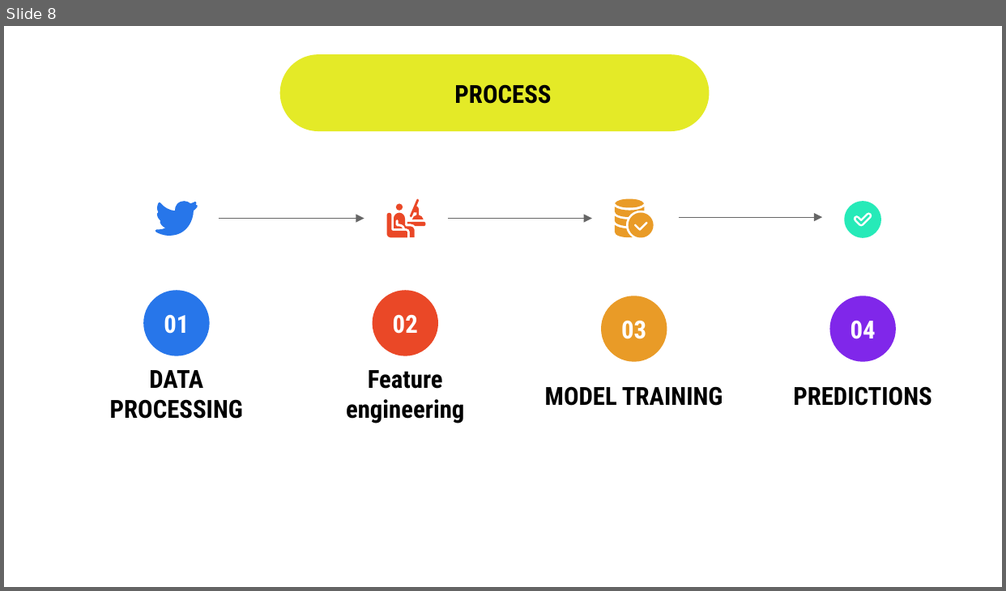
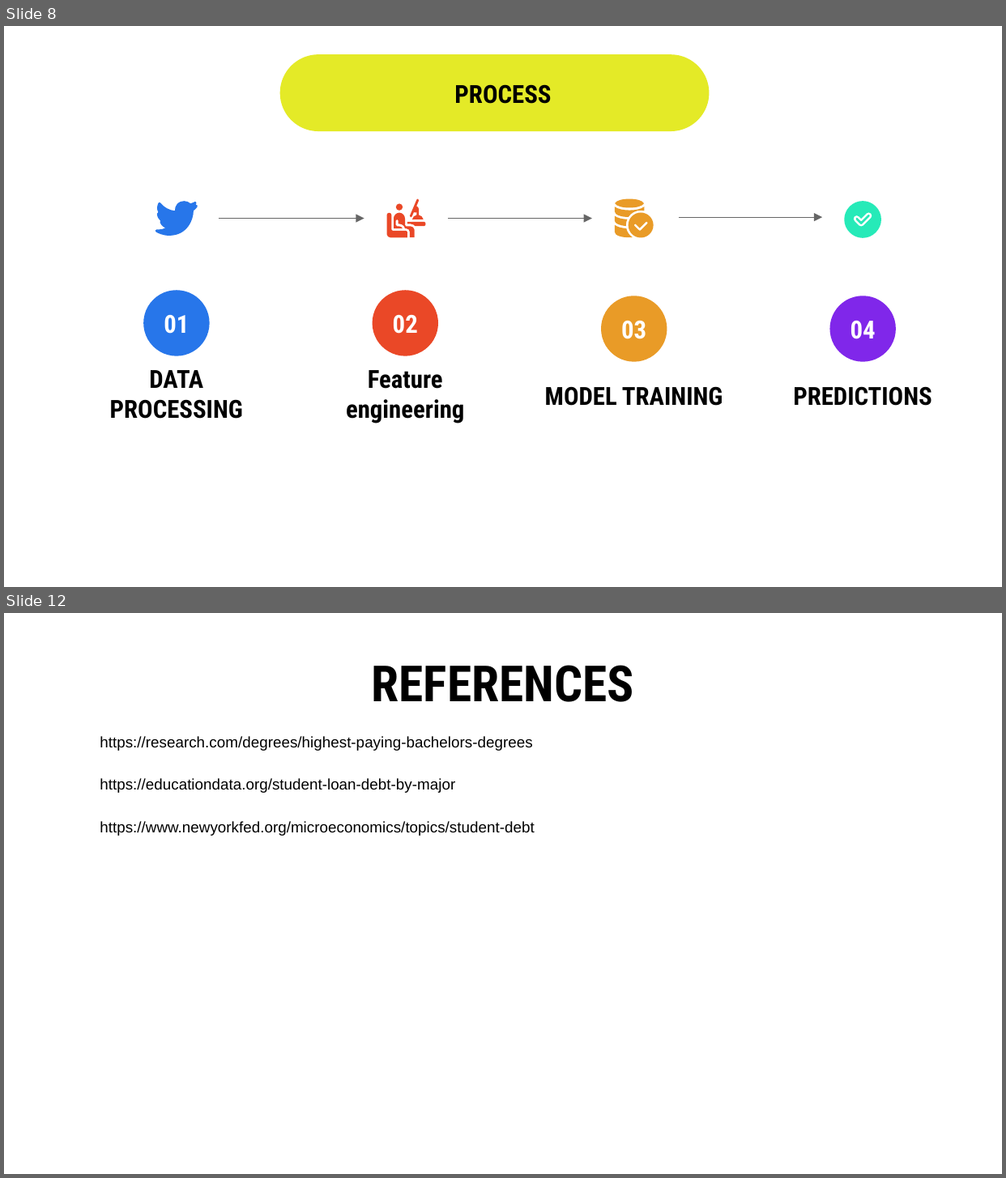
Before and after one commit to isfund/CapstoneProject, a slide deck: Machine Learning Capstone - Isfund Akram.pptx. Shown one above the other, each under a label of ours: slide 8 before the commit, slides 8 and 12 after it; the slides between them are not shown. The pictures are 1006x591 and 1006x1178 pixels, drawn with LibreOffice and Linux fonts; fonts in the diff are those of the drawing. Boxes give left, top, right and bottom in pixels: in the first picture for what was removed or moved away, otherwise in the second. Text is boxed around its words. In the diff, an @@ line names an element or a change of style, - is before the commit and + after.

Commit message:
updates

```diff
--- a/Machine Learning Capstone - Isfund Akram.pptx
+++ b/Machine Learning Capstone - Isfund Akram.pptx
@@ slide 12 added at (4,613,1002,1174), background #FFFFFF @@
@@ title added at (372,665,634,702), 36 pt, text #000000, bold @@
+REFERENCES
@@ text added at (100,736,532,751), 11 pt, text #000000 @@
+https://research.com/degrees/highest-paying-bachelors-degrees
@@ text added at (100,778,455,793), 11 pt, text #000000 @@
+https://educationdata.org/student-loan-debt-by-major
@@ text added at (100,821,534,836), 11 pt, text #000000 @@
+https://www.newyorkfed.org/microeconomics/topics/student-debt
```
Also in this commit, not shown: 2 slides changed, 2 other slides added.
